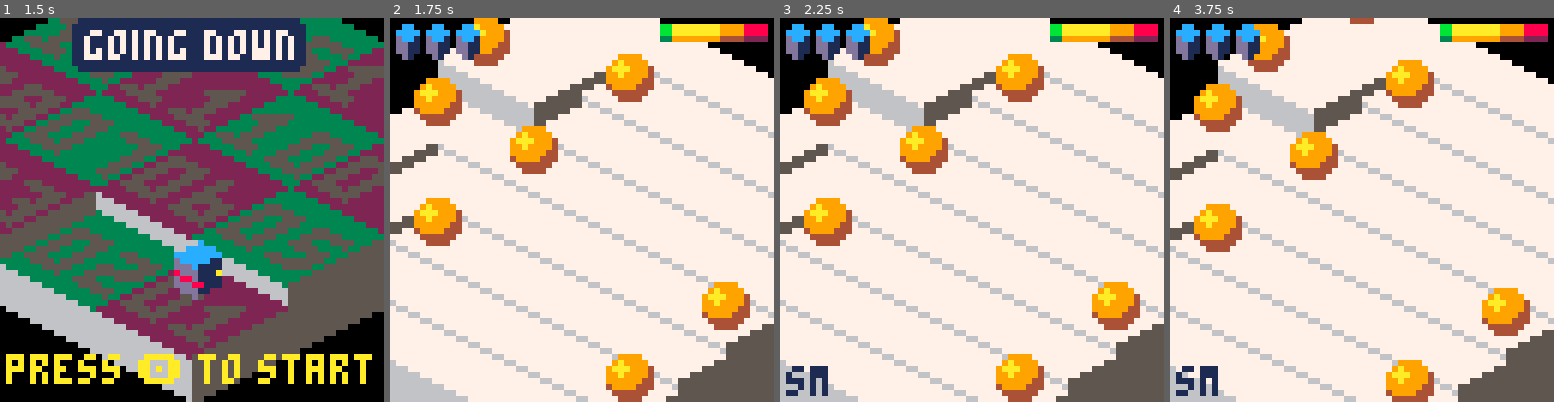
Above: before the commit, frames 1-4 (left to right).
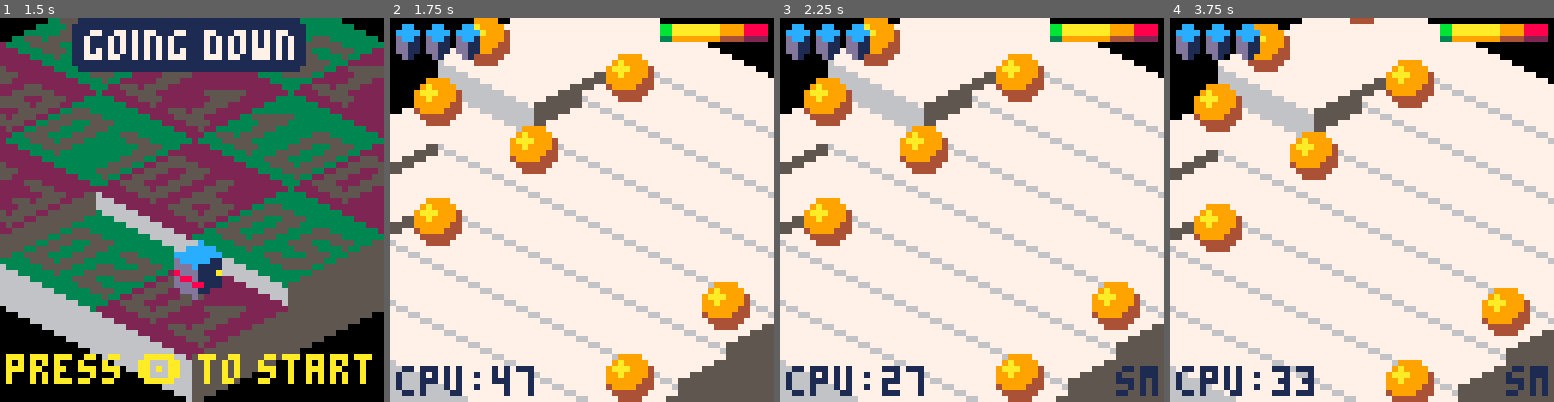
Above: after the commit, the same moments.

Repository: erwinbonsma/BumbleBotsPico8
Game: PICO-8 cartridge bumblebots-lowrez.p8
Two runs of this game, one before a commit and one after it. Both use one fixed random seed, a clock stepped at 60 frames per second and the inputs below.
Inputs:
- Up to frame 1 (1.5 s): tap X (X key) at 0.33, 1.07 s; tap O (Z key) at 0.7 s
- Up to frame 2 (1.75 s): hold Right from 1.6 s (still down); tap O (Z key) at 1.7 s
- Up to frame 3 (2.25 s): tap X (X key) at 1.85 s; release Right at 2.1 s; tap O (Z key) at 2.1 s; hold Up from 2.15 s (still down)
- Up to frame 4 (3.75 s): release Up at 2.42 s; hold Right 2.47-3.03 s; tap O (Z key) every 0.4 s from 2.5 to 3.7 s; tap X (X key) at 2.97 s; hold Left 3.08-3.58 s; hold Down from 3.63 s (still down)

Frame 1 is identical in both runs. In frame 2, 1.1% of the frame differs, in the area x 1-38%, y 90-99%; in frame 3, 1.5%; in frame 4, 1.5%, in the area x 1-99%, y 90-99%.

Commit message:
Displaying CPU load

Diff:
--- a/bumblebots-lowrez.p8
+++ b/bumblebots-lowrez.p8
@@ -2613,8 +2613,10 @@
   end
 
   if slowmo then
-   print("sm",1,58,1)
-  end
+   print("sm",56,58,1)
+  end
+
+  print("cpu:"..flr(stat(1)*100),1,58,1)
  end
 
  function me.update()
